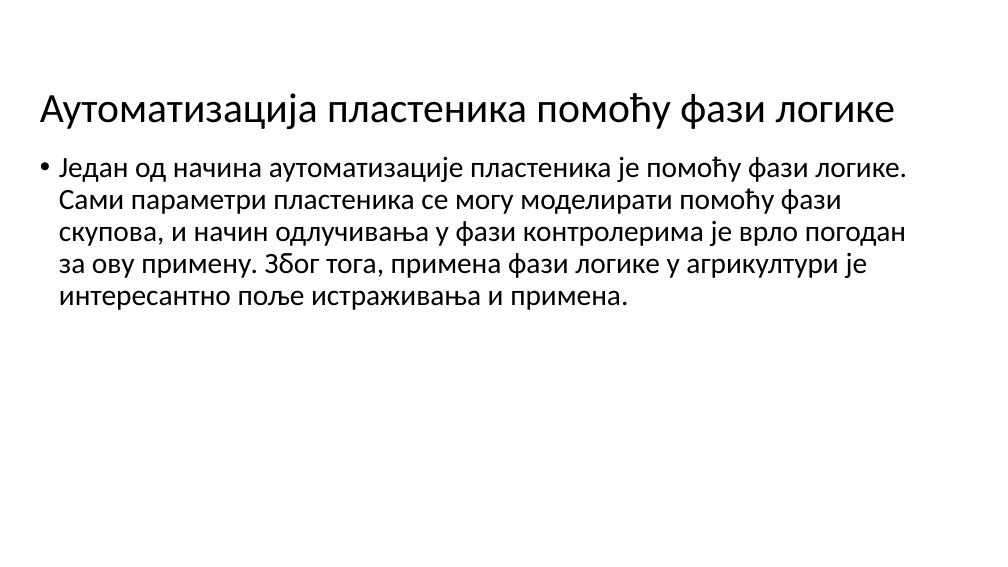
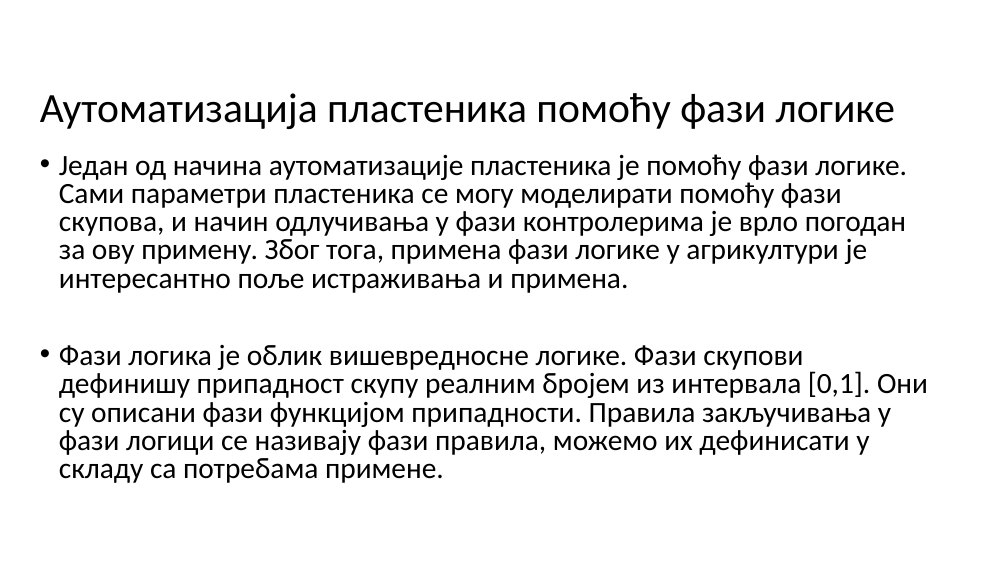
Before and after one commit to bozzano101/FuzzyGreenhouse, a slide deck: slide 4 of Presentation/Presentation.pptx. Drawn at 1008x567 pixels with LibreOffice and Linux fonts; fonts in the diff are those of the drawing; background and template pictures are left out. Boxes give left, top, right and bottom in pixels: in the first picture for what was removed or moved away, otherwise in the second. Text is boxed around its words. In the diff, an @@ line names an element or a change of style, - is before the commit and + after.

Commit message:
Updated presentation

```diff
--- a/Presentation/Presentation.pptx
+++ b/Presentation/Presentation.pptx
@@ text at bbox=[59, 154, 907, 293]: line spacing 0.9 to 0.8 @@
@@ text at bbox=[59, 345, 928, 483]: paragraph added @@
+• Фази логика је облик вишевредносне логике. Фази скупови дефинишу припадност скупу реалним бројем из интервала [0,1]. Они су описани фази функцијом припадности. Правила закључивања у фази логици се називају фази правила, можемо их дефинисати у складу са потребама примене.
```
Also in this commit, not shown: 7 slides added, 1 slide removed.
